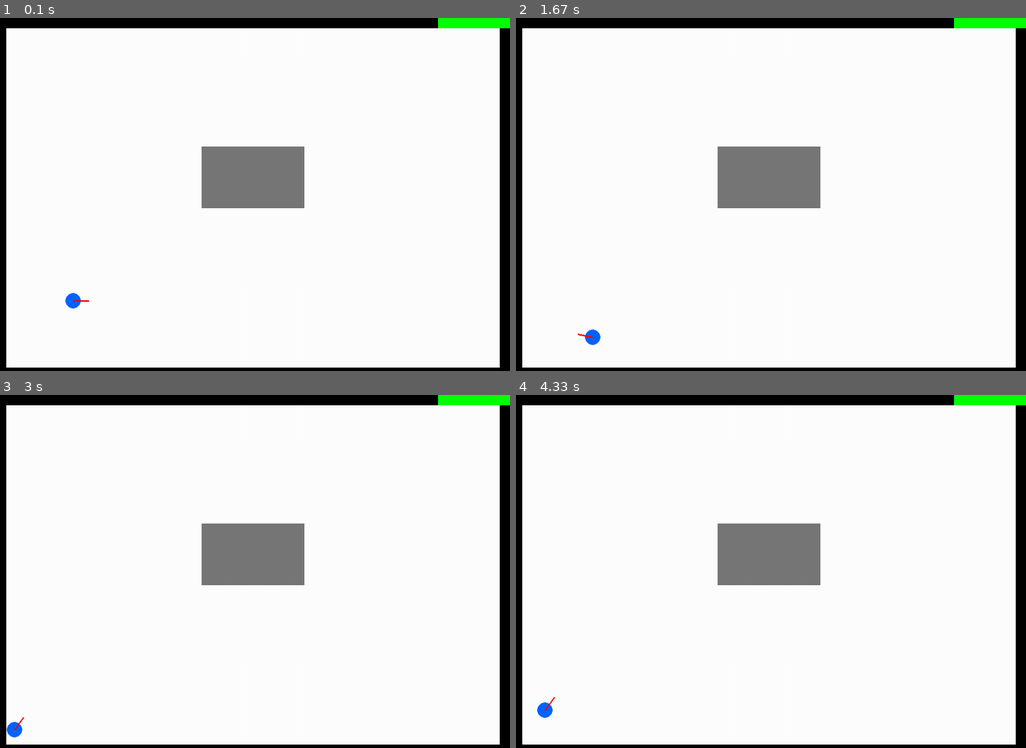
Above: before the commit, frames 1-4 (two rows, left to right).
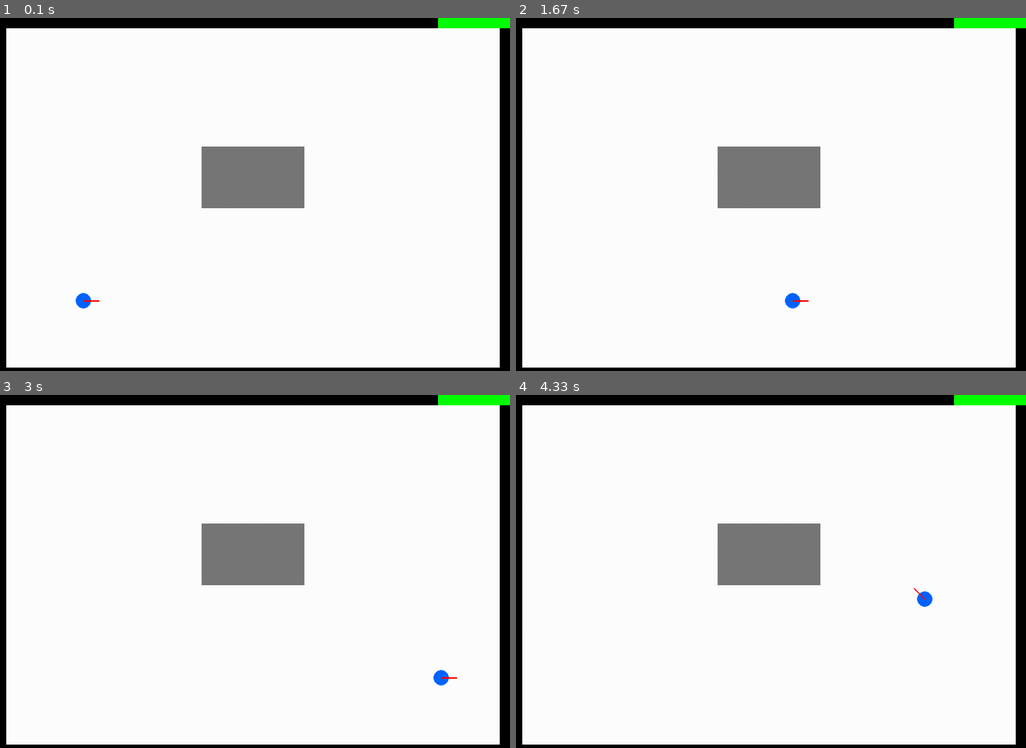
Above: after the commit, the same moments.

Repository: anushkash3110/drone-escape
Game: pygame game, started from simulator.py
The game is run twice, just before and just after one commit, with the same random seed, the same clock (stepped at 60 frames per second) and the same inputs.
Inputs:
- Up to frame 1 (0.1 s): no input
- Up to frame 2 (1.67 s): hold Left 0.33-0.87 s; hold Down 0.9-1.2 s; hold Left 1.23-1.63 s
- Up to frame 3 (3 s): hold Up 1.67-2.03 s; hold Right 2.07-2.7 s; hold Down from 2.73 s (still down)
- Up to frame 4 (4.33 s): release Down at 3.1 s; hold Left 3.13-3.6 s; hold Right 3.63-4.1 s; hold Up from 4.13 s (still down)

The runs differ from the first frame. In frame 1, 0.2% of the frame differs, in the area x 12-20%, y 77-83%; in frame 2, 0.2%, in the area x 12-58%, y 77-93%; in frame 3, 0.2%; in frame 4, 0.2%.

Commit message:
Added autonomous drone escape behavior

Diff:
--- a/simulator.py
+++ b/simulator.py
@@ -1,5 +1,6 @@
 import pygame
 import math
+import random
 
 # Initialize pygame
 pygame.init()
@@ -49,26 +50,32 @@
         if event.type == pygame.QUIT:
             running = False
 
-    # Keyboard input
-    keys = pygame.key.get_pressed()
 
-    # Rotate left
-    if keys[pygame.K_LEFT]:
-        angle += rotation_speed
 
-    # Rotate right
-    if keys[pygame.K_RIGHT]:
-        angle -= rotation_speed
+      # Automatic forward movement
+    x += math.cos(math.radians(angle)) * speed
+    y -= math.sin(math.radians(angle)) * speed
 
-    # Move forward
-    if keys[pygame.K_UP]:
-        x += math.cos(math.radians(angle)) * speed
-        y -= math.sin(math.radians(angle)) * speed
+    # # Keyboard input
+    # keys = pygame.key.get_pressed()
 
-    # Move backward
-    if keys[pygame.K_DOWN]:
-        x -= math.cos(math.radians(angle)) * speed
-        y += math.sin(math.radians(angle)) * speed
+    # # Rotate left
+    # if keys[pygame.K_LEFT]:
+    #     angle += rotation_speed
+
+    # # Rotate right
+    # if keys[pygame.K_RIGHT]:
+    #     angle -= rotation_speed
+
+    # # Move forward
+    # if keys[pygame.K_UP]:
+    #     x += math.cos(math.radians(angle)) * speed
+    #     y -= math.sin(math.radians(angle)) * speed
+
+    # # Move backward
+    # if keys[pygame.K_DOWN]:
+    #     x -= math.cos(math.radians(angle)) * speed
+    #     y += math.sin(math.radians(angle)) * speed
 
     # Fill background
     screen.fill(WHITE)
@@ -153,8 +160,12 @@
 
         if drone_rect.colliderect(wall):
 
-            x = old_x
-            y = old_y
+          # Return to previous position
+          x = old_x
+          y = old_y
+
+          # Rotate random direction
+          angle += random.randint(90, 180)
 
     # Draw drone
     pygame.draw.circle(
